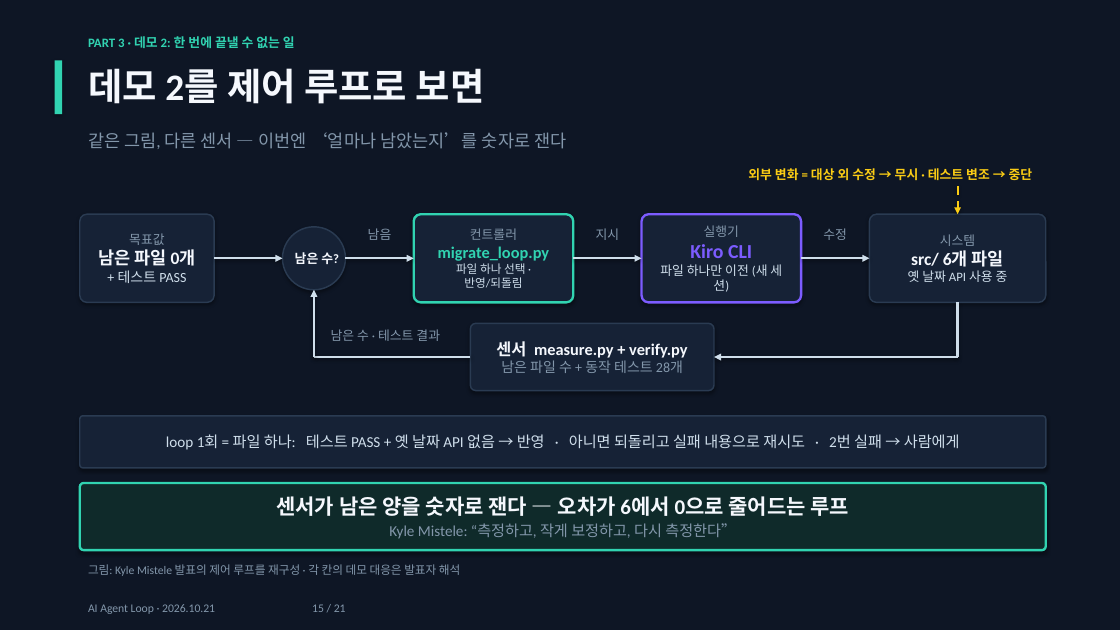
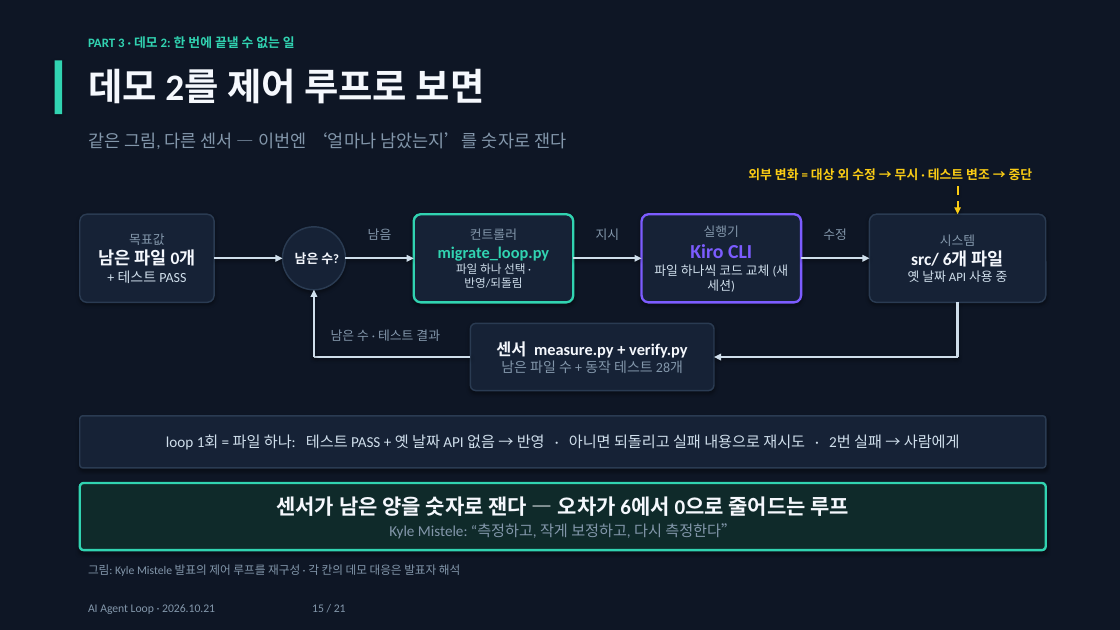
Before and after one commit to jaewon-i/kiro-agent-loop-demo, a slide deck: slide 15 of docs/AI_Agent_Loop.pptx. Drawn at 1120x630 pixels with LibreOffice and Linux fonts; fonts in the diff are those of the drawing. Boxes give left, top, right and bottom in pixels: in the first picture for what was removed or moved away, otherwise in the second. Text is boxed around its words. In the diff, an @@ line names an element or a change of style, - is before the commit and + after.

```diff
--- a/docs/AI_Agent_Loop.pptx
+++ b/docs/AI_Agent_Loop.pptx
@@ text in rounded rectangle at box(654, 264, 789, 292): text changed @@
-파일 하나만 이전 (새 세션)
+파일 하나씩 코드 교체 (새 세션)
```
Also in this commit, not shown: 2 other files.
